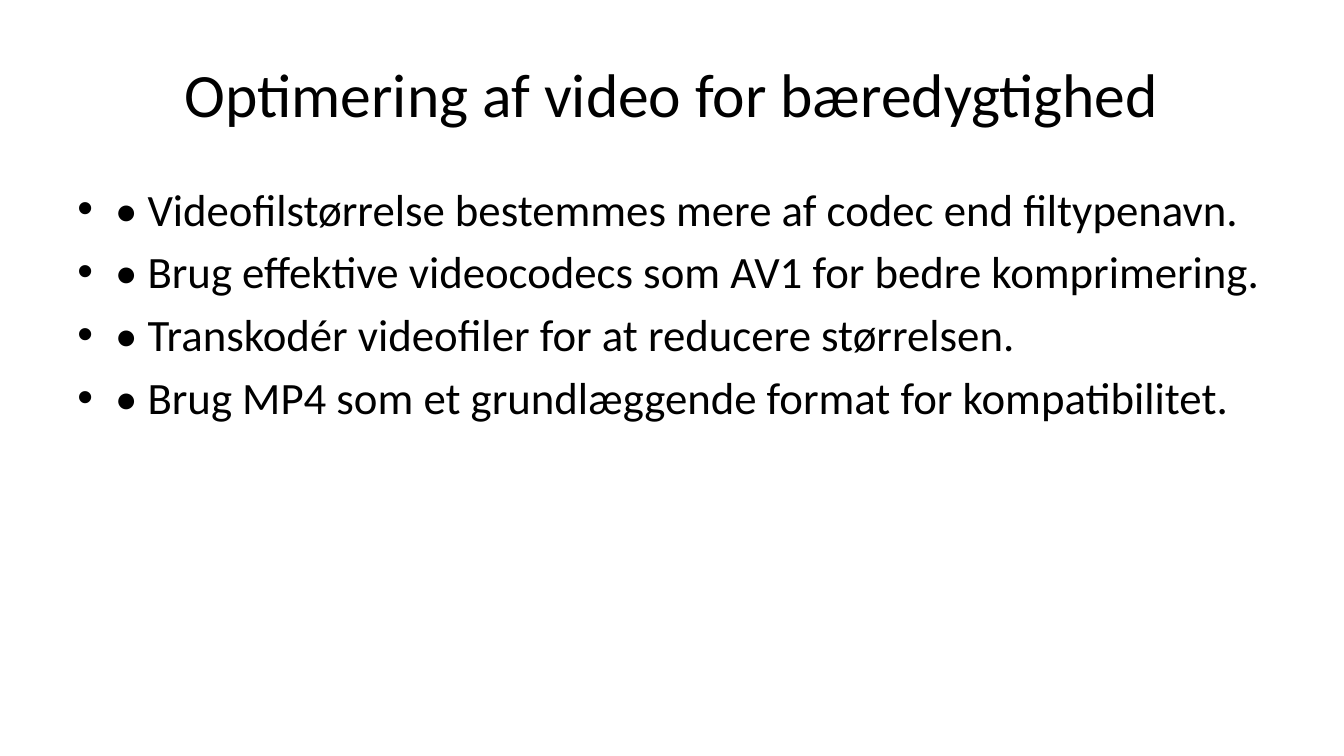
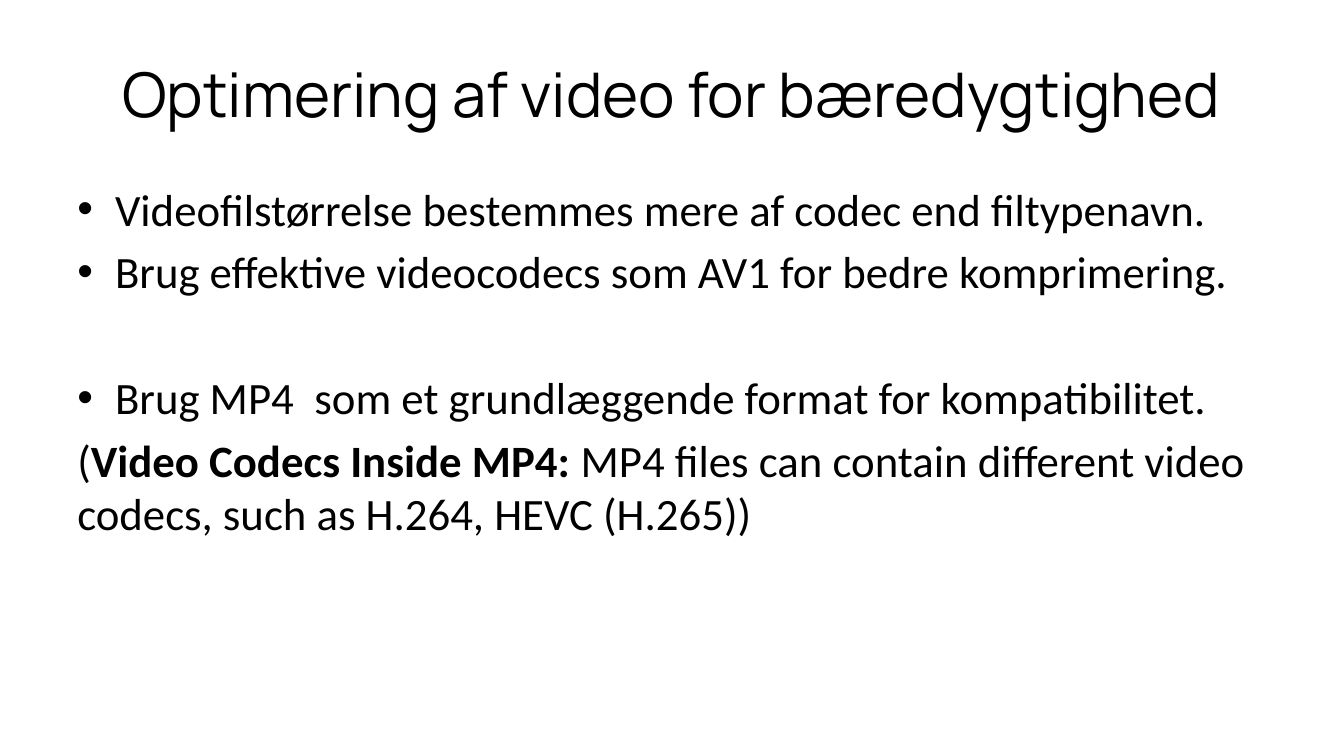
Before and after one commit to xbibogo/MMD24, a slide deck: slide 14 of semester2 PPT/Sustainable_Web_Presentation_Danish.pptx (slide 13 before the commit). Drawn at 1344x756 pixels with LibreOffice and Linux fonts; fonts in the diff are those of the drawing. Boxes give left, top, right and bottom in pixels: in the first picture for what was removed or moved away, otherwise in the second. Text is boxed around its words. In the diff, an @@ line names an element or a change of style, - is before the commit and + after.

```diff
--- a/semester2 PPT/Sustainable_Web_Presentation_Danish.pptx
+++ b/semester2 PPT/Sustainable_Web_Presentation_Danish.pptx
@@ title "Optimering af video for bæredygtighed" at bbox=[122, 71, 1220, 133]: font Calibri to Manrope @@
@@ text at bbox=[77, 195, 1244, 536]: text changed @@
-• • Videofilstørrelse bestemmes mere af codec end filtypenavn.
-• • Brug effektive videocodecs som AV1 for bedre komprimering.
-• • Transkodér videofiler for at reducere størrelsen.
-• • Brug MP4 som et grundlæggende format for kompatibilitet.
+• Videofilstørrelse bestemmes mere af codec end filtypenavn.
+• Brug effektive videocodecs som AV1 for bedre komprimering.
+• Brug MP4 som et grundlæggende format for kompatibilitet.
+(Video Codecs Inside MP4: MP4 files can contain different video codecs, such as H.264, HEVC (H.265))
```
Also in this commit, not shown: 20 other slides changed, 6 slides added, 3 slides removed.
